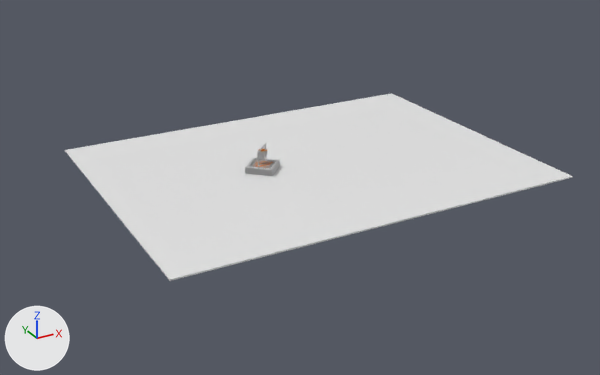
What one commit did to the Blender file obj.blend.
Camera for both pictures: a 50 mm lens placed at (-48.3, -101.8, 45.5), pointed at (5.6, -3.9, -3.5). Lighting does not change. The marker at lower left points along +X, +Y and +Z.

Names of what the first picture shows: 'Cast', 'Cylinder.008', 'Pour', 'Shadow Catcher'.
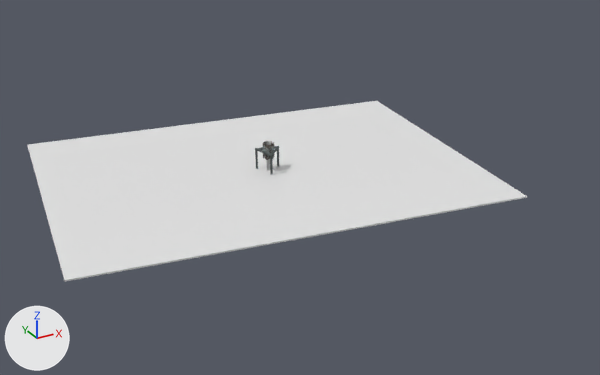
Changed parts and their boxes (x1, y1, x2, y2) in the pictures (600 x 375 px):
'Shadow Catcher', moved, turned: before (65, 93, 573, 281); after (27, 101, 527, 282)
'Cast', deleted: before (245, 158, 280, 176)
'Motor', added: after (263, 141, 274, 160)
'Pour', deleted: before (258, 149, 268, 159)
'Drill', added: after (266, 140, 271, 171)
'Cylinder.009', added: after (270, 157, 273, 174)
'Cylinder.011', added: after (255, 151, 258, 169)
'Cylinder.013', added: after (256, 148, 271, 156)
'Cylinder.010', added: after (277, 149, 279, 166)
'Cylinder.006', deleted: before (257, 151, 259, 169)
'Cylinder.012', added: after (271, 147, 279, 154)
'Cylinder.008', deleted: before (259, 143, 266, 152)
'Cylinder.014', added: after (258, 146, 277, 150)

The change, as a diff of the scene's bpy script:
```diff
--- a/obj.blend.py
+++ b/obj.blend.py
@@ ob_shadow_catcher @@
 ob_shadow_catcher = bpy.data.objects.new('Shadow Catcher', me_cube)
-ob_shadow_catcher.location = (8.3, -1.7, -1.0)
+ob_shadow_catcher.location = (0.6, -0.4, -0.9)
+ob_shadow_catcher.rotation_euler = (0.0, 0.0, -0.125)  # degrees (0, 0, -7.2)
 ob_shadow_catcher.scale = (1.0, 1.0, 0.259)
@@ ob_pour @@
-ob_pour = bpy.data.objects.new('Pour', me_cylinder_004)
@@ ob_cast @@
-ob_cast = bpy.data.objects.new('Cast', me_cube_001)
@@ ob_cylinder_006 @@
-ob_cylinder_006 = bpy.data.objects.new('Cylinder.006', me_cylinder_006)
@@ ob_cylinder_007 @@
-ob_cylinder_007 = bpy.data.objects.new('Cylinder.007', me_cylinder_008)
@@ ob_cylinder_008 @@
-ob_cylinder_008 = bpy.data.objects.new('Cylinder.008', me_cylinder_009)
@@ ob_motor @@
+ob_motor = bpy.data.objects.new('Motor', me_cylinder_021)  # 1140 vertices, 1014 faces; spans x -0.84..0.84, y -0.83..0.83, z -0.74..0.72; in mat_metal (its picture is missing)
+ob_motor.location = (1.7, -1.6, 2.3)
+ob_motor.rotation_euler = (0.0, 0.0, -0.125)  # degrees (0, 0, -7.2)
+ob_motor.scale = (1.0, 1.0, 1.54)
@@ ob_drill @@
+ob_drill = bpy.data.objects.new('Drill', me_cylinder_020)  # 16640 vertices, 16514 faces; spans x -0.33..0.33, y -0.33..0.33, z -2.78..2.78; in mat_metal_002 (white #e7e7e7)
+ob_drill.location = (1.7, -1.6, 0.9)
+ob_drill.rotation_euler = (0.0, 0.0, -0.125)  # degrees (0, 0, -7.2)
@@ ob_sphere_002 @@
+ob_sphere_002 = bpy.data.objects.new('Sphere.002', me_sphere_002)  # a UV sphere (32 segments, 16 rings, poles along z) spanning x -0.294..0.294, y -0.294..0.294, z -0.271..0.271; in mat_metal_003 (grey #737b7a)
+ob_sphere_002.location = (1.2, -3.3, 2.2)
+ob_sphere_002.scale = (0.733, 0.733, 0.87)
@@ ob_sphere_001 @@
+ob_sphere_001 = bpy.data.objects.new('Sphere.001', me_sphere_002.copy())
+ob_sphere_001.location = (3.4, -1.1, 2.2)
+ob_sphere_001.scale = (0.733, 0.733, 0.87)
@@ ob_sphere @@
+ob_sphere = bpy.data.objects.new('Sphere', me_sphere_002.copy())
+ob_sphere.location = (0.4, -0.2, 2.2)
+ob_sphere.scale = (0.733, 0.733, 0.87)
@@ ob_cylinder_014 @@
+ob_cylinder_014 = bpy.data.objects.new('Cylinder.014', me_cylinder_015)  # 64 vertices, 34 faces; spans x -0.21..0.21, y -0.21..0.21, z -1.98..1.98; in mat_metal_003 (grey #737b7a)
+ob_cylinder_014.location = (1.9, -0.7, 2.2)
+ob_cylinder_014.rotation_euler = (2.845, -1.571, 0.0)  # degrees (163, -90, 0)
+ob_cylinder_014.scale = (0.87, 0.733, 0.826)
@@ ob_cylinder_013 @@
+ob_cylinder_013 = bpy.data.objects.new('Cylinder.013', me_cylinder_015.copy())
+ob_cylinder_013.location = (0.8, -1.8, 2.2)
+ob_cylinder_013.rotation_euler = (1.826, -1.571, 0.0)  # degrees (105, -90, 0)
+ob_cylinder_013.scale = (0.87, 0.733, 0.81)
@@ ob_cylinder_012 @@
+ob_cylinder_012 = bpy.data.objects.new('Cylinder.012', me_cylinder_015.copy())
+ob_cylinder_012.location = (2.3, -2.3, 2.2)
+ob_cylinder_012.rotation_euler = (0.787, -1.571, 0.0)  # degrees (45, -90, 0)
+ob_cylinder_012.scale = (0.87, 0.733, 0.806)
@@ ob_cylinder_011 @@
+ob_cylinder_011 = bpy.data.objects.new('Cylinder.011', me_cylinder_015.copy())
+ob_cylinder_011.location = (0.4, -0.2, 0.7)
+ob_cylinder_011.scale = (0.733, 0.733, 0.737)
@@ ob_cylinder_010 @@
+ob_cylinder_010 = bpy.data.objects.new('Cylinder.010', me_cylinder_015.copy())
+ob_cylinder_010.location = (3.4, -1.1, 0.8)
+ob_cylinder_010.scale = (0.733, 0.733, 0.737)
@@ ob_cylinder_009 @@
+ob_cylinder_009 = bpy.data.objects.new('Cylinder.009', me_cylinder_015.copy())
+ob_cylinder_009.location = (1.2, -3.3, 0.8)
+ob_cylinder_009.scale = (0.733, 0.733, 0.737)
```
